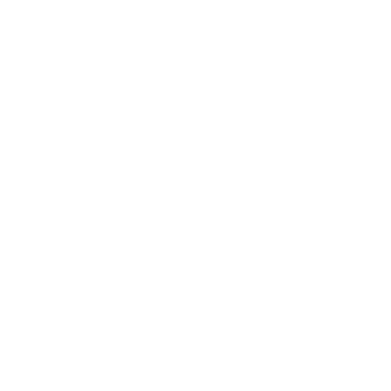
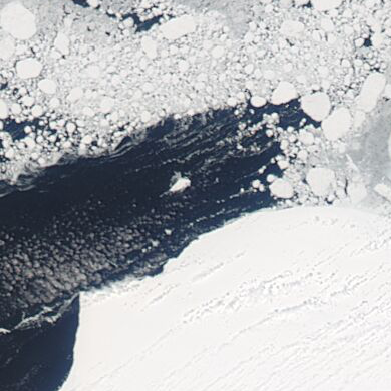
Layers edited between the first and the second w=391, h=391 image:
added layer "339_hudson_bay_100km_20200509.aqua.truecolor.250m" above "Background" over (x1=0, y1=0, x2=391, y2=391)
